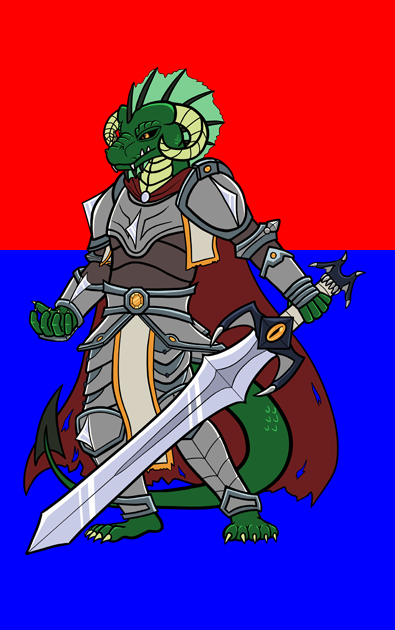
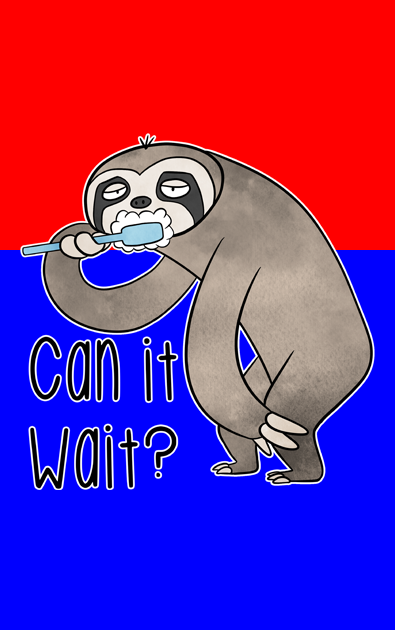
Layers edited between the first and the second 395×630 image:
painted on "Color" over [20, 67, 375, 555]
